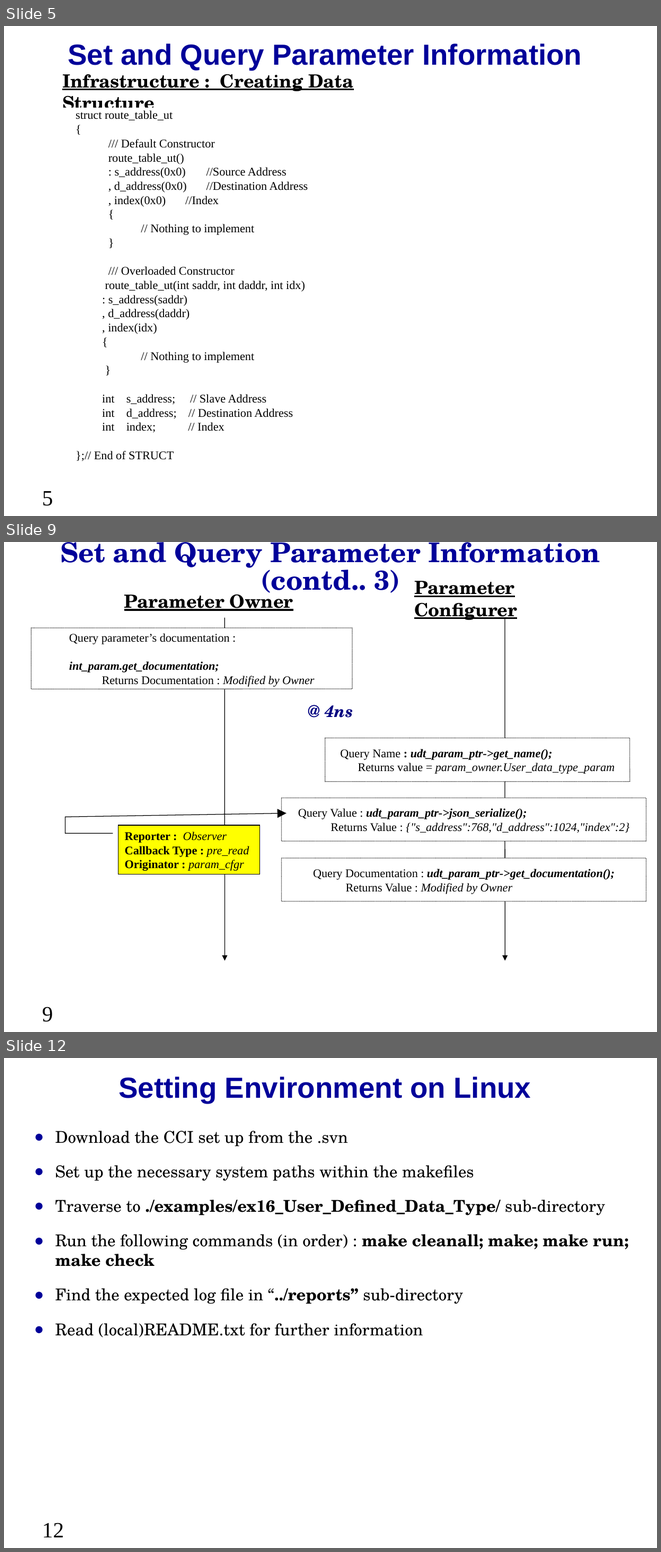
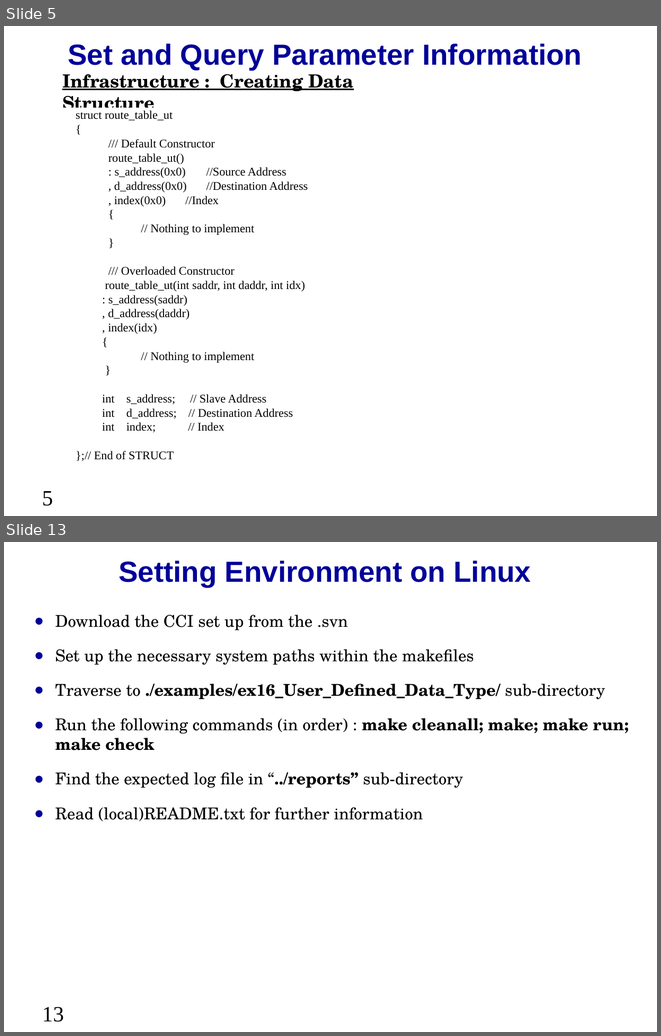
Before and after one commit to accellera-official/cci, a slide deck: examples/ex16_User_Defined_Data_Type/docs/ex16_User_Defined_Data_Type.ppt. Shown one above the other, each under a label of ours: slides 5, 9 and 12 before the commit, slides 5 and 13 after it; the slides between them are not shown. The pictures are 661x1552 and 661x1036 pixels, drawn with LibreOffice and Linux fonts; fonts in the diff are those of the drawing; background and template pictures are left out. Boxes give left, top, right and bottom in pixels: in the first picture for what was removed or moved away, otherwise in the second. Text is boxed around its words. In the diff, an @@ line names an element or a change of style, - is before the commit and + after.

```diff
--- a/examples/ex16_User_Defined_Data_Type/docs/ex16_User_Defined_Data_Type.ppt
+++ b/examples/ex16_User_Defined_Data_Type/docs/ex16_User_Defined_Data_Type.ppt
@@ slide 9 removed at (4,542,657,1032), background picture (left out) @@
@@ text removed at (61,542,600,593) @@
-Set and Query Parameter Information (contd.. 3)
@@ text removed at (124,589,293,611) @@
-Parameter Owner
@@ text removed at (414,581,517,623) @@
-Parameter Configurer
@@ arrow removed from (224, 618) to (224, 961) @@
@@ arrow removed from (505, 618) to (505, 961) @@
@@ rounded rectangle removed at (32,628,353,689) @@
-Query parameter’s documentation :
-int_param.get_documentation;
-Returns Documentation : Modified by Owner
@@ text removed at (325,705,353,717) @@
-@ 4ns
@@ rounded rectangle removed at (325,738,630,782) @@
-Query Name : udt_param_ptr->get_name();
-Returns value = param_owner.User_data_type_param
@@ rounded rectangle removed at (282,798,646,841) @@
-Query Value : udt_param_ptr->json_serialize();
-Returns Value : {"s_address":768,"d_address":1024,"index":2}
@@ freeform shape removed at (118,824,260,874) @@
-Reporter : Observer
-Callback Type : pre_read
-Originator : param_cfgr
@@ rounded rectangle removed at (282,858,646,901) @@
-Query Documentation : udt_param_ptr->get_documentation();
-Returns Value : Modified by Owner
@@ page number removed at (42,1006,53,1022) @@
-9
@@ what was slide 12 is now slide 13 @@
@@ page number at (42,1006,64,1022): text changed @@
-12
+13
```
Also in this commit, not shown: 10 slides changed, 4 slides added, 35 other files.
